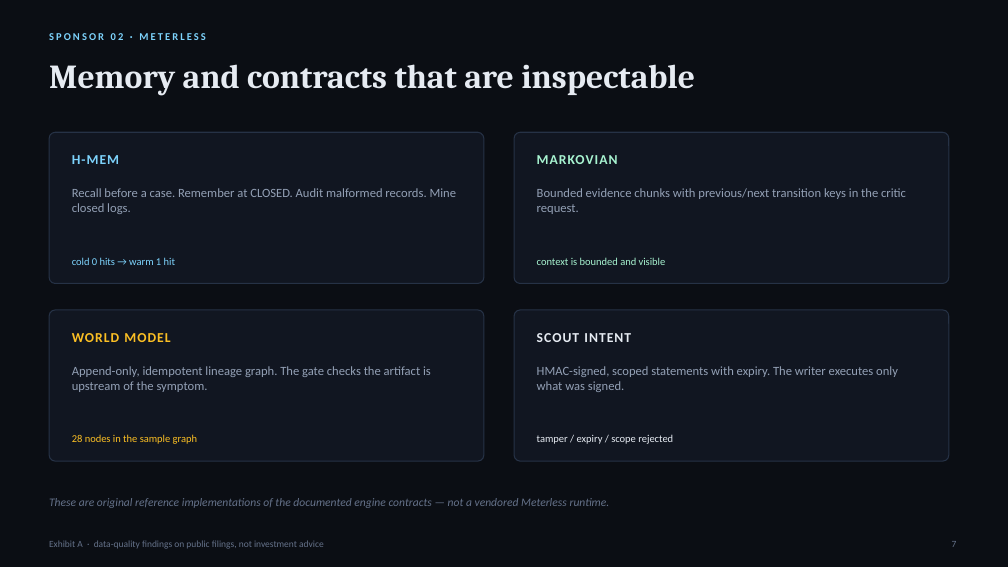
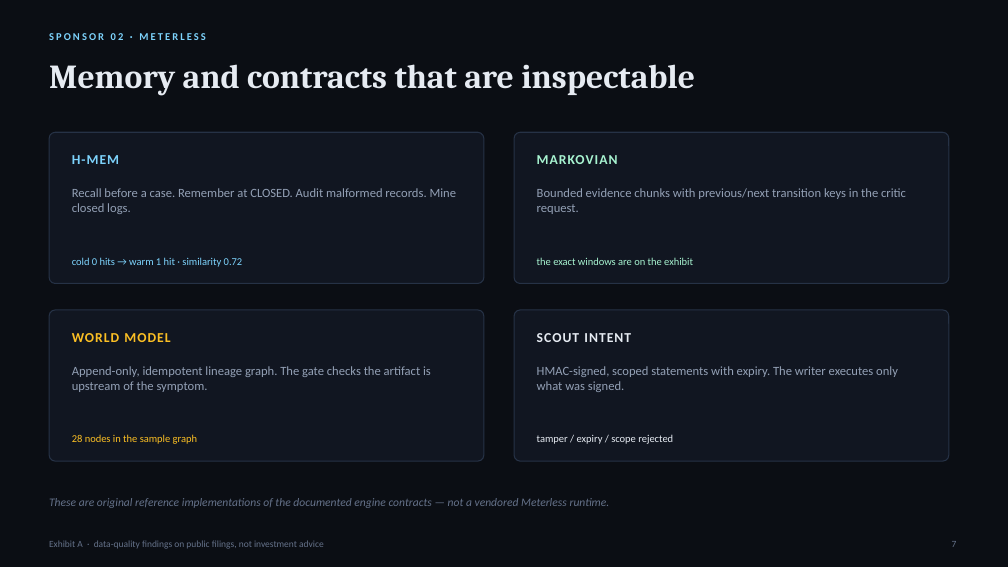
Before and after one commit to big14way/exhibit-a, a slide deck: slide 7 of deck/exhibit-a-deck.pptx. Drawn at 1008x567 pixels with LibreOffice and Linux fonts; fonts in the diff are those of the drawing. Boxes give left, top, right and bottom in pixels: in the first picture for what was removed or moved away, otherwise in the second. Text is boxed around its words. In the diff, an @@ line names an element or a change of style, - is before the commit and + after.

```diff
--- a/deck/exhibit-a-deck.pptx
+++ b/deck/exhibit-a-deck.pptx
@@ text at bbox=[72, 257, 243, 267]: text changed @@
-cold 0 hits → warm 1 hit
+cold 0 hits → warm 1 hit · similarity 0.72
@@ text at bbox=[537, 257, 693, 265]: text changed @@
-context is bounded and visible
+the exact windows are on the exhibit
```
Also in this commit, not shown: 4 other slides changed, 2 other files.
